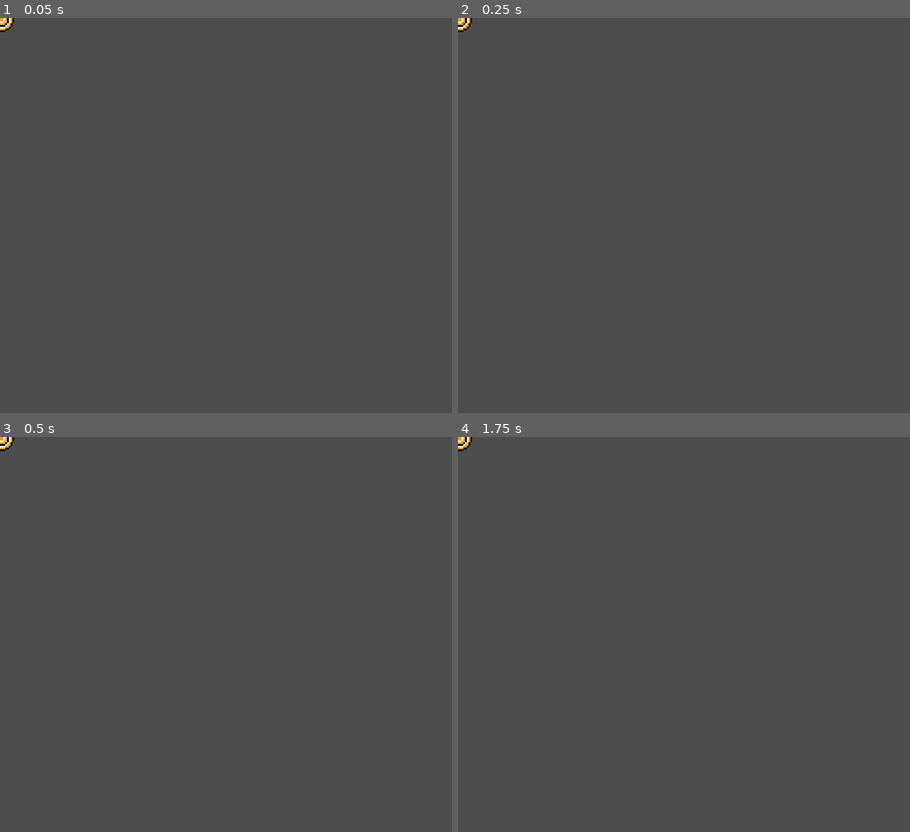
Above: before the commit, frames 1-4 (two rows, left to right).
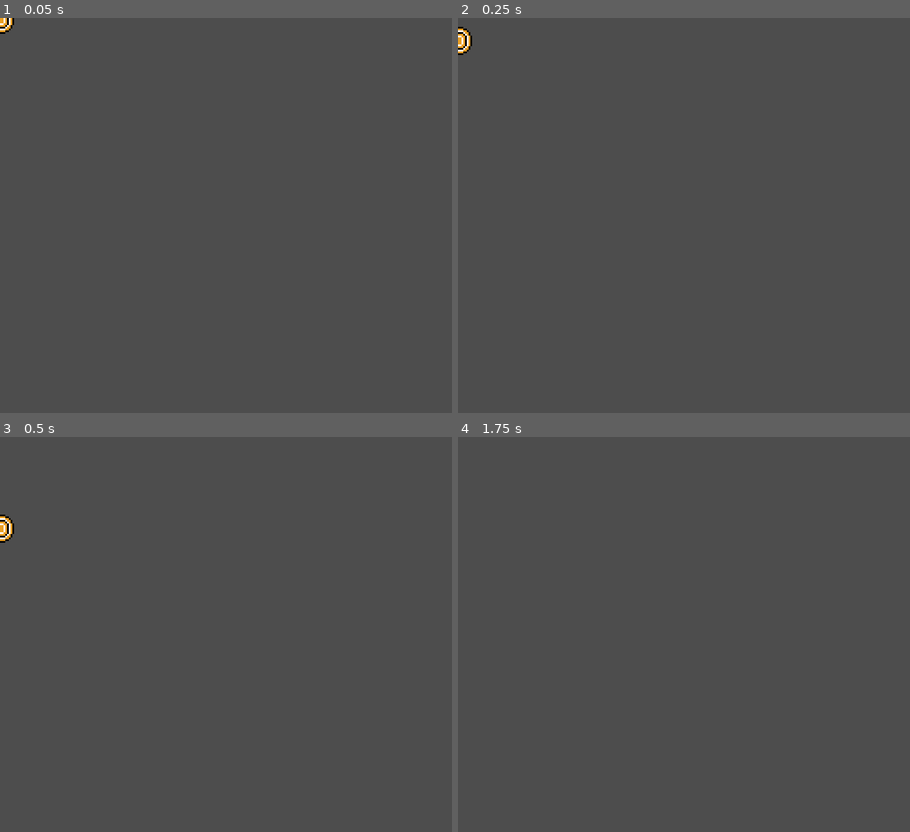
Above: after the commit, the same moments.

Repository: fabioorlandi/DuckTalesRMK
Game: Godot game, scene res://Itens/stage_trophy.tscn
The game is run twice, just before and just after one commit, with the same random seed, the same clock (stepped at 60 frames per second) and the same inputs. This scene is started directly instead of the project's main scene. Sound files missing from this copy of the repository are replaced by a short silence.
Inputs:
- Up to frame 1 (0.05 s): no input
- Up to frame 2 (0.25 s): no input
- Up to frame 3 (0.5 s): no input
- Up to frame 4 (1.75 s): tap Enter (pause) at 0.5 s; hold D (right) from 0.53 s (still down); tap 1 (1) at 0.6 s; tap Z (jump) at 0.77, 1.52 s; tap 2 (2) at 1.35 s

The runs differ from the first frame. In frame 1, less than 0.1% of the frame differs, in the area x 0-4%, y 0-5%; in frame 2, 0.2%; in frame 3, 0.3%, in the area x 0-4%, y 0-27%; in frame 4, less than 0.1%.
Error before the commit: Parse Error: There is already a variable named "patinhas" declared in this scope. (res://Scripts/Item.gd:31)
Error after the commit: Out of bounds get index '0' (on base: 'Array[Node]') (res://Scripts/Item.gd:26)

Commit message:
Duplicata

Diff:
--- a/godot/Scripts/Item.gd
+++ b/godot/Scripts/Item.gd
@@ -27,9 +27,6 @@
 	self.add_collision_exception_with(patinhas)
 
 	$AnimatedSprite2D.play("brilho")
-
-	var patinhas = get_tree().get_nodes_in_group("Patinhas")[0]
-	self.add_collision_exception_with(patinhas)
 
 	if (destroyable):
 		timer.timeout.connect(_on_timer_timeout)
